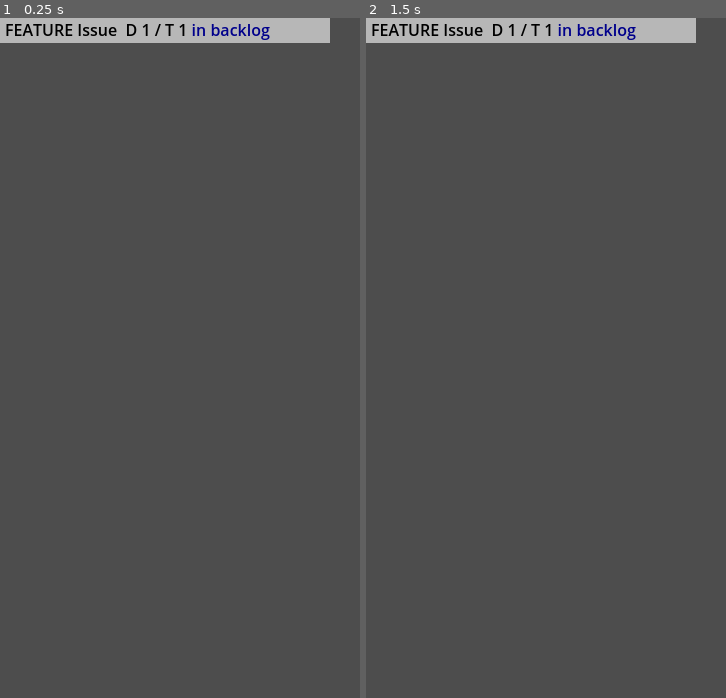
Above: before the commit, frames 1-2 (left to right).
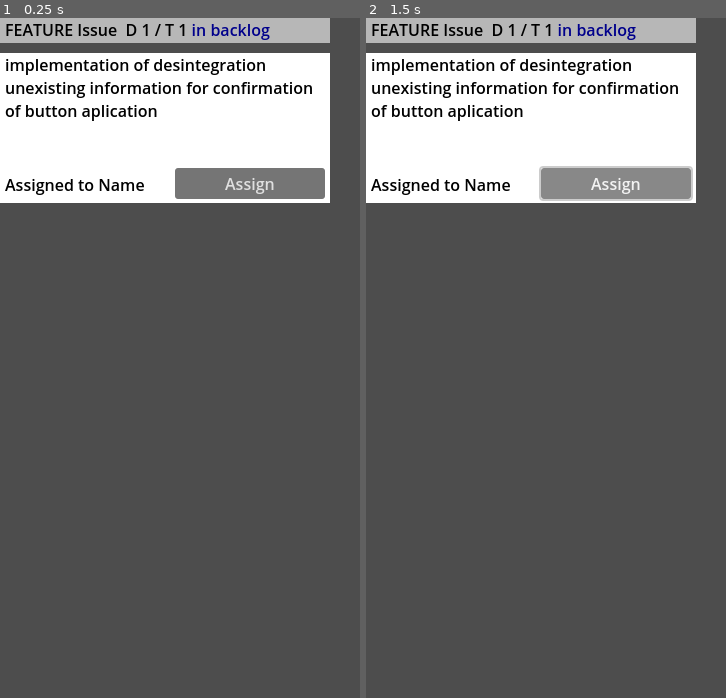
Above: after the commit, the same moments.

Repository: ltbk2023/pig
Game: Godot game, scene res://issue/issue.tscn
Same seed, same stepped clock (60 frames per second), same inputs: the game is played once before the commit and once after it. This scene is started directly instead of the project's main scene.
Inputs (mouse positions are in pixels of both pictures, inside the frame that each line leads up to):
- Up to frame 1 (0.25 s): no input
- Up to frame 2 (1.5 s): click (614, 181) at 0.5 s, where only the run after the commit has a clickable "Assign"; click (614, 181) at 1.25 s, where only the run after the commit has a clickable "Assign"

The runs differ from the first frame. In frame 1, 20% of the frame differs, in the area x 0-92%, y 5-28%; in frame 2, 20%.

Commit message:
PIG-101: Creation of AssignButton and emit_signal

Diff:
--- a/PIG/issue/issue.gd
+++ b/PIG/issue/issue.gd
@@ -1,5 +1,6 @@
 extends Node2D
 class_name Issue
+signal assign(owner)
 
 enum IssueType {FEATURE, BUG_ISSUE}
 # decription is used in Summary
@@ -54,3 +55,8 @@
 # when button is realised toggle extended description visibility
 func _on_button_button_up():
 	set_visibility_od_exteded_desription(not $Extended.visible)
+
+# sends issue assign signal to the higher part of the tree
+# final destination should be backlog
+func _on_assign_button_button_up():
+	emit_signal("assign", self)
--- a/PIG/issue/issue.tscn
+++ b/PIG/issue/issue.tscn
@@ -41,7 +41,6 @@
 offset_bottom = 31.0
 
 [node name="Extended" type="Node2D" parent="."]
-visible = false
 z_index = 1
 
 [node name="Sprite2D2" type="Sprite2D" parent="Extended"]
@@ -49,21 +48,29 @@
 texture = SubResource("GradientTexture2D_12x6g")
 centered = false
 
-[node name="Description" type="RichTextLabel" parent="Extended"]
+[node name="Assignment" type="RichTextLabel" parent="Extended/Sprite2D2"]
 offset_left = 5.0
-offset_top = 35.0
+offset_top = 120.0
+offset_right = 158.0
+offset_bottom = 150.0
+bbcode_enabled = true
+text = "[color=BLACK]Assigned to Name[/color]"
+
+[node name="Description" type="RichTextLabel" parent="Extended/Sprite2D2"]
+offset_left = 5.0
 offset_right = 325.0
-offset_bottom = 155.0
+offset_bottom = 120.0
 bbcode_enabled = true
 text = "[color=BLACK]implementation of desintegration unexisting information for confirmation of button aplication[/color]
 "
 
-[node name="Assinment" type="RichTextLabel" parent="Extended"]
-offset_left = 5.0
-offset_top = 160.0
+[node name="AssignButton" type="Button" parent="Extended/Sprite2D2"]
+offset_left = 175.0
+offset_top = 115.0
 offset_right = 325.0
-offset_bottom = 185.0
-bbcode_enabled = true
-text = "[color=BLACK]Assing to Name[/color]"
+offset_bottom = 146.0
+text = "Assign
+"
 
 [connection signal="button_up" from="Button" to="." method="_on_button_button_up"]
+[connection signal="button_up" from="Extended/Sprite2D2/AssignButton" to="." method="_on_assign_button_button_up"]
